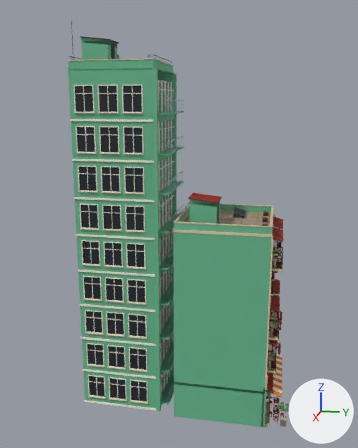
The FBX model Assets/PhoViet/Art/Streets/PV_StreetShop07.fbx: old version first, new version second.
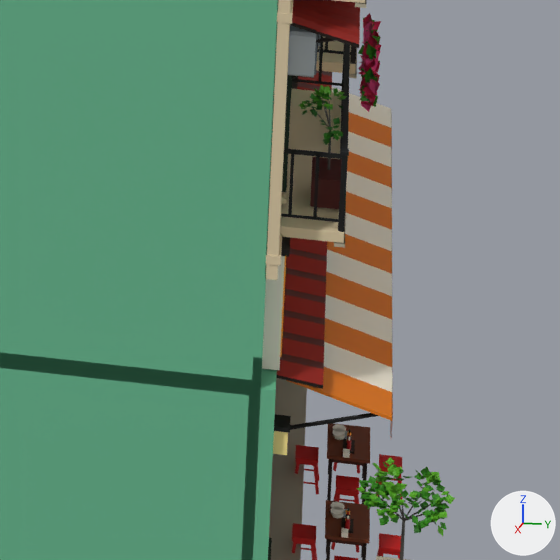
Each version is shown whole from a 50 mm lens placed at (42.2, 4.2, 27.1), pointed at (0.2, -4.2, 16.6), then close up on the part from 64% to 85% of the width and 76% to 93% of the height. The axes (+X, +Y, +Z) are drawn at lower right. The lights are the same throughout. The older version's two pictures come first. Objects named as collision shapes, trigger or cutter boxes, shadow casters or lower levels of detail are left out. Where no turn or scale is listed for an object, it has been applied to the vertices. Vertices at exactly the same position are counted once.

In view in the first close-up: 'PV_StreetShop07_LOD0'.
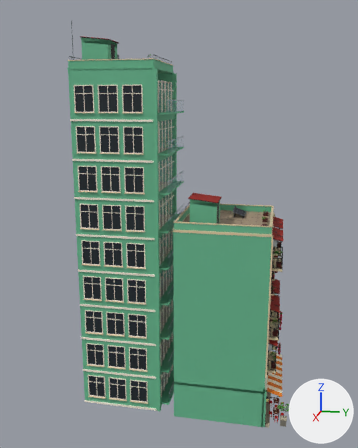
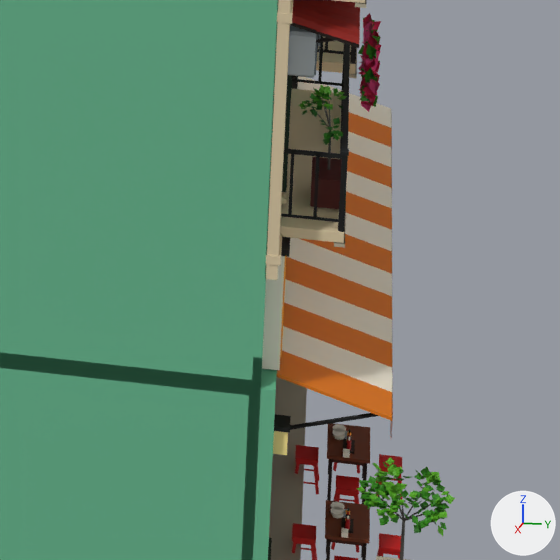
What differs and where, as boxes [x1, y1, x2, y2] in the close-ups (560 x 560 px):
part 1 of me_pv_streetshop07_lod0, deleted
    before: [276, 70, 332, 389]

Diff of the bpy script that builds the scene:
```diff
--- a/Assets/PhoViet/Art/Streets/PV_StreetShop07.fbx.py
+++ b/Assets/PhoViet/Art/Streets/PV_StreetShop07.fbx.py
@@ me_pv_streetshop07_lod0 @@
 # used by ob_pv_streetshop07_lod0; location = (0.0, 0.0, 0.0)
-me_pv_streetshop07_lod0.from_pydata(...)  # 28909 vertices, 19872 faces; spans x -4.2..4.2, y -12.5..6.2, z 0.0..33.3
+me_pv_streetshop07_lod0.from_pydata(...)  # 28819 vertices, 19818 faces; spans x -4.2..4.2, y -12.5..6.2, z 0.0..33.3
+# me_pv_streetshop07_lod0 part 1: the loose piece of 90 vertices spanning x -3.8..3.8, y 3.9..4.6, z 3.1..3.3 is deleted
 me_pv_streetshop07_lod0.materials.append(mat_pv_streetatlas)
```
